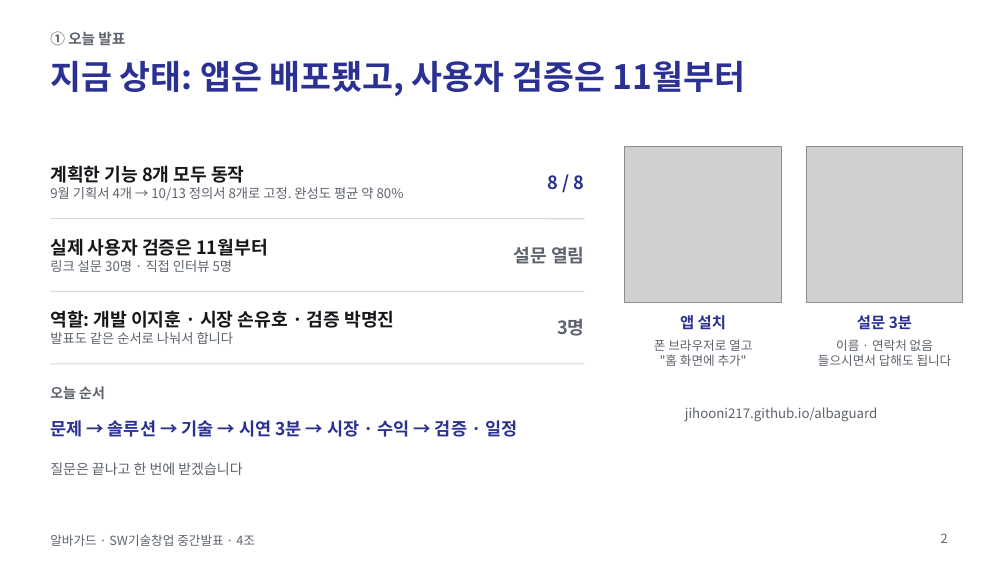
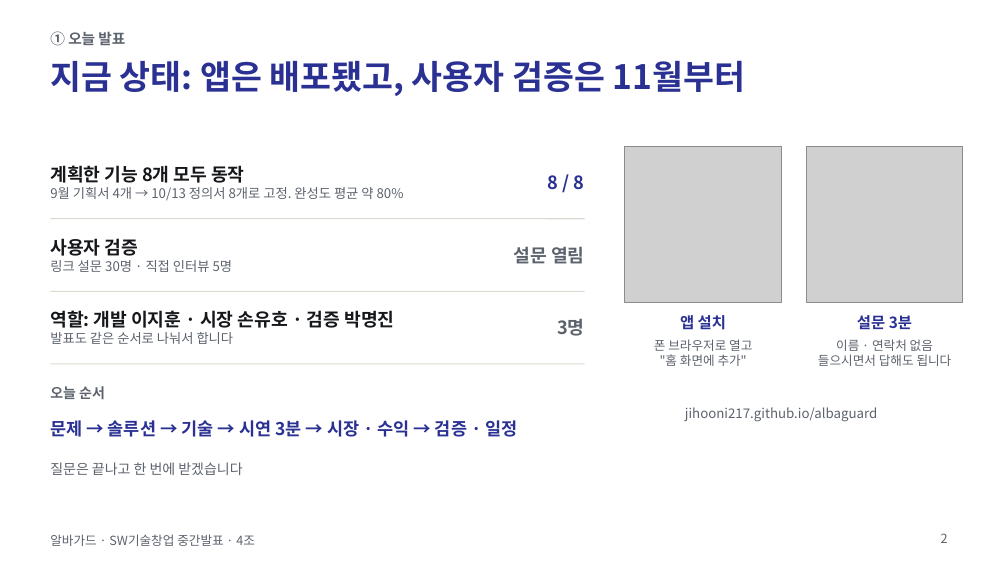
Before and after one commit to jihooni217/albaguard, a slide deck: slide 2 of docs/06_중간발표_PPT.pptx. Drawn at 1008x567 pixels with LibreOffice and Linux fonts; fonts in the diff are those of the drawing; grey boxes stand for pictures. Boxes give left, top, right and bottom in pixels: in the first picture for what was removed or moved away, otherwise in the second. Text is boxed around its words. In the diff, an @@ line names an element or a change of style, - is before the commit and + after.

```diff
--- a/docs/06_중간발표_PPT.pptx
+++ b/docs/06_중간발표_PPT.pptx
@@ text at (x1=50, y1=238, x2=138, y2=256): text changed @@
-실제 사용자 검증은 11월부터
+사용자 검증
```
Also in this commit, not shown: 8 other slides changed, 1 other file.
